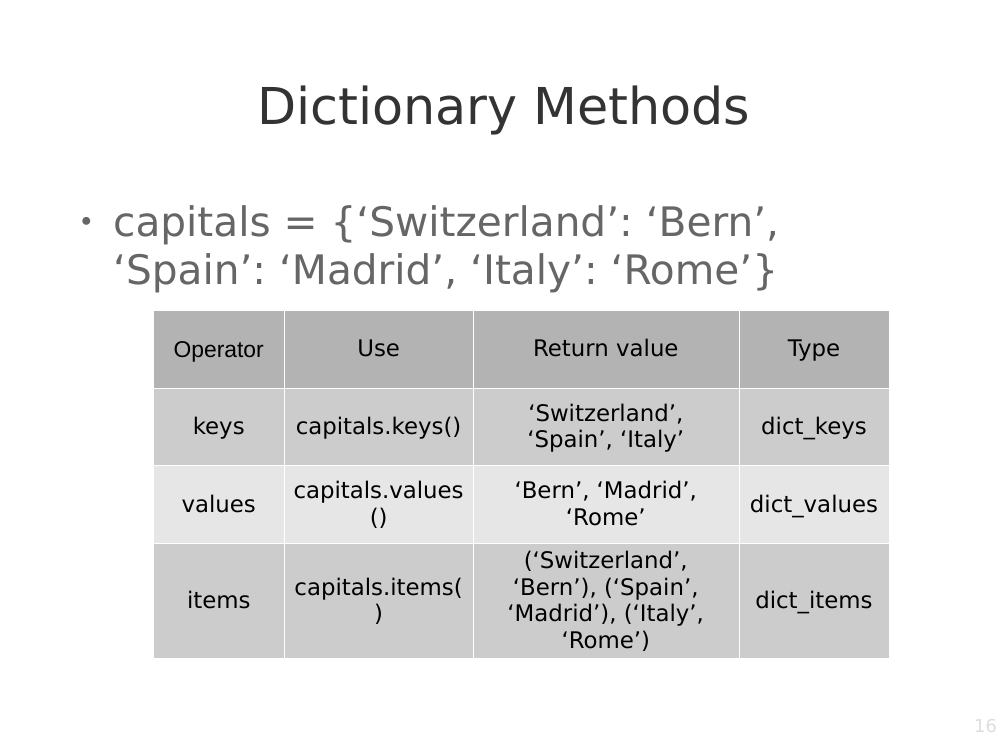
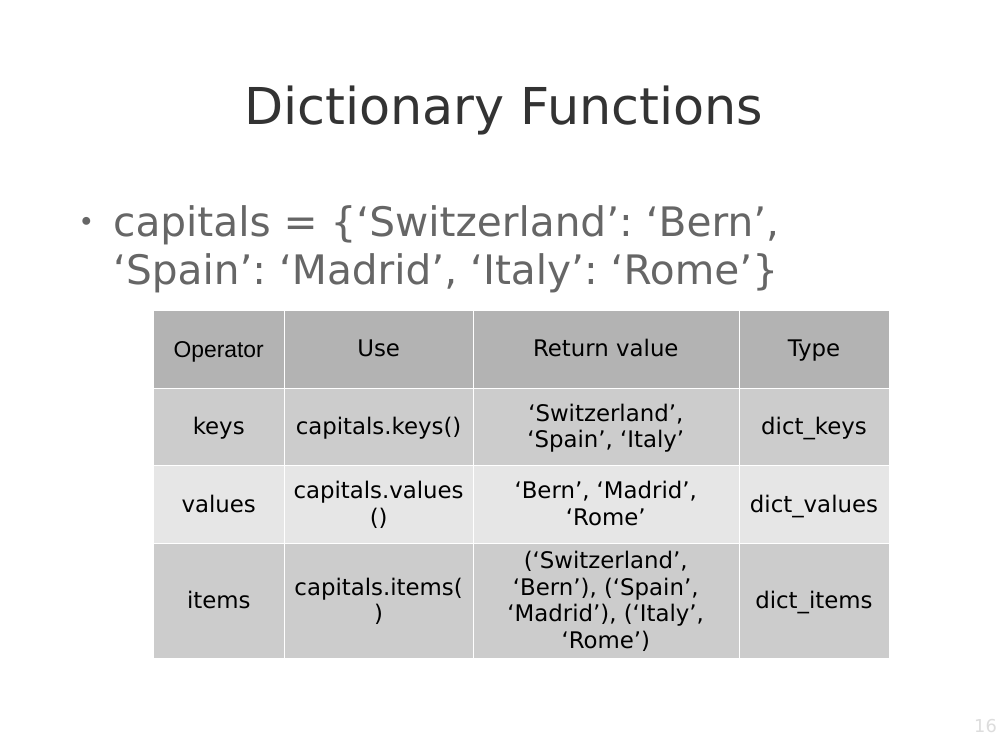
Before and after one commit to PabloMosUU/UssPython, a slide deck: slide 16 of Slides/Unit2.3 Data Structures II Presentation.odp. Drawn at 1008x756 pixels with LibreOffice and Linux fonts; fonts in the diff are those of the drawing; background and template pictures are left out. Boxes give left, top, right and bottom in pixels: in the first picture for what was removed or moved away, otherwise in the second. Text is boxed around its words. In the diff, an @@ line names an element or a change of style, - is before the commit and + after.

Commit message:
get rid of the word method in presentations

```diff
--- a/Slides/Unit2.3 Data Structures II Presentation.odp
+++ b/Slides/Unit2.3 Data Structures II Presentation.odp
@@ title at bbox=[245, 85, 763, 135]: text changed @@
-Dictionary Methods
+Dictionary Functions
```
Also in this commit, not shown: 2 other slides changed, 4 other files.
